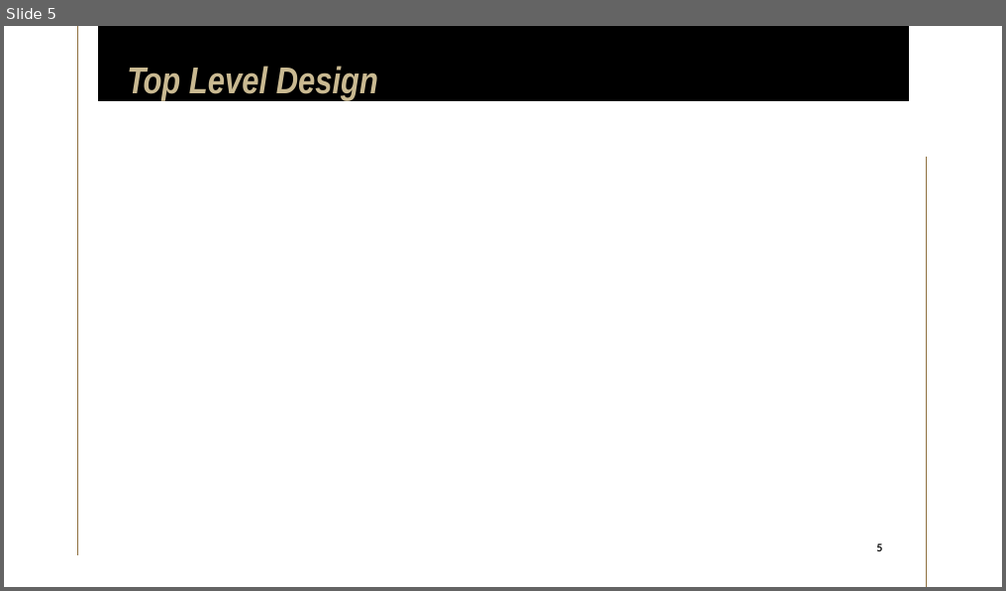
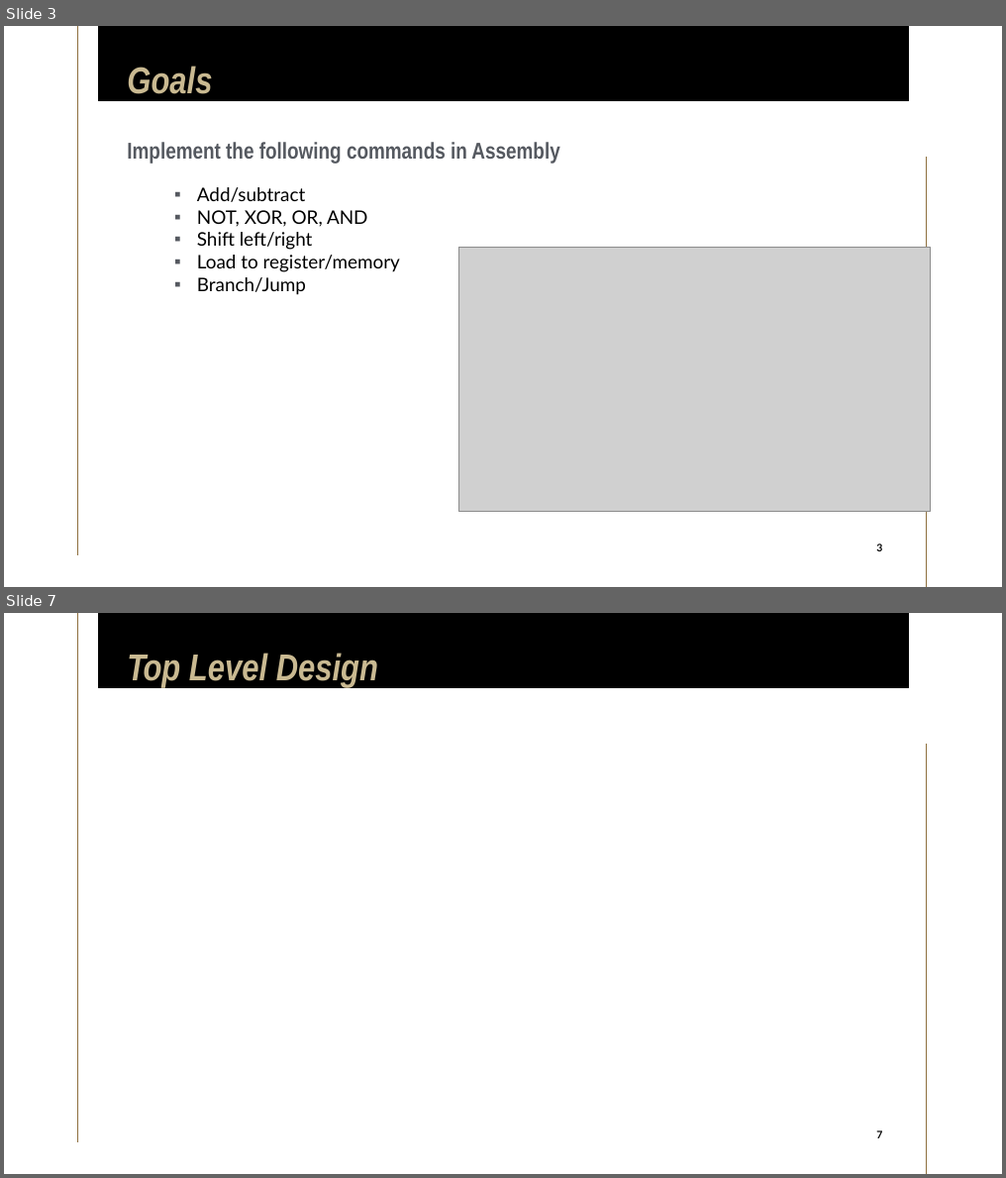
Before and after one commit to limichael246/STARS_2024, a slide deck: Project_Proposal.pptx. Shown one above the other, each under a label of ours: slide 5 before the commit, slides 3 and 7 after it; the slides between them are not shown. The pictures are 1006x591 and 1006x1178 pixels, drawn with LibreOffice and Linux fonts; fonts in the diff are those of the drawing; grey boxes stand for pictures. Boxes give left, top, right and bottom in pixels: in the first picture for what was removed or moved away, otherwise in the second. Text is boxed around its words. In the diff, an @@ line names an element or a change of style, - is before the commit and + after.

```diff
--- a/Project_Proposal.pptx
+++ b/Project_Proposal.pptx
@@ slide 3 added at [4, 26, 1002, 587], background #FFFFFF; not listed: 3 template elements that a slide beside it also shows @@
@@ title added at [127, 66, 212, 94], 36 pt, text #C9B991, bold, italic @@
+Goals
@@ subtitle added at [127, 142, 559, 164], 22 pt, text #555960, bold @@
+Implement the following commands in Assembly
@@ text added at [197, 187, 400, 295], 18 pt, text #000000 @@
+▪ Add/subtract
+▪ NOT, XOR, OR, AND
+▪ Shift left/right
+▪ Load to register/memory
+▪ Branch/Jump
@@ picture added at [459, 248, 931, 512] @@
@@ page number added at [868, 539, 891, 558], 10 pt, text #000000, bold @@
+3
@@ what was slide 5 is now slide 7 @@
@@ page number at [876, 1131, 882, 1139]: text changed @@
-5
+7
```
Also in this commit, not shown: 5 slides changed, 4 other slides added.
